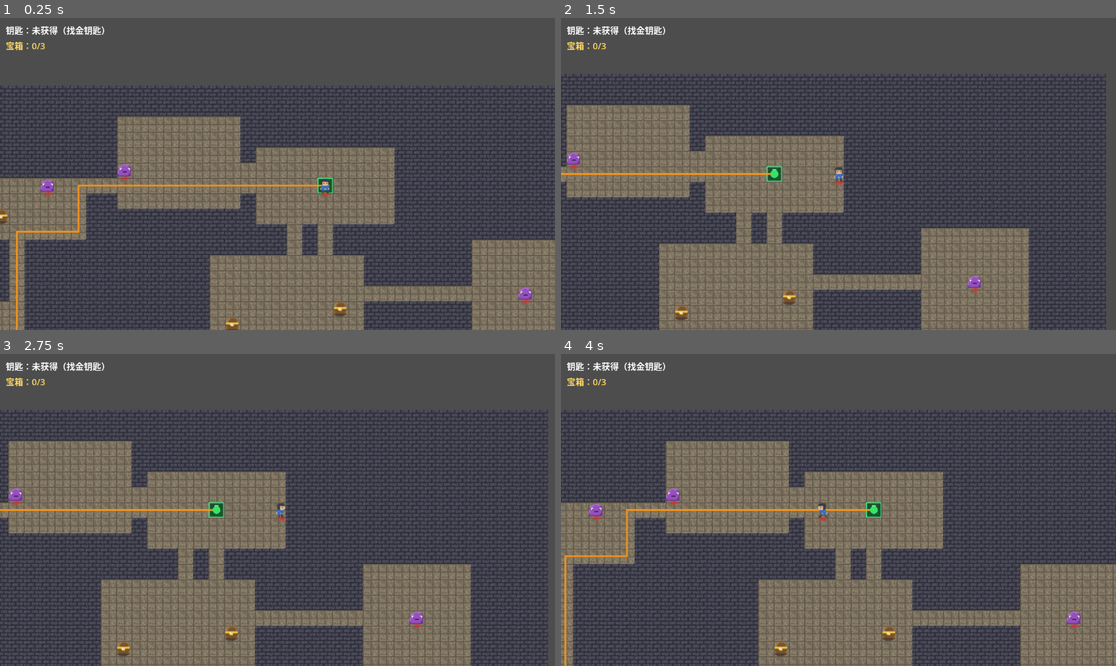
Above: before the commit, frames 1-4 (two rows, left to right).
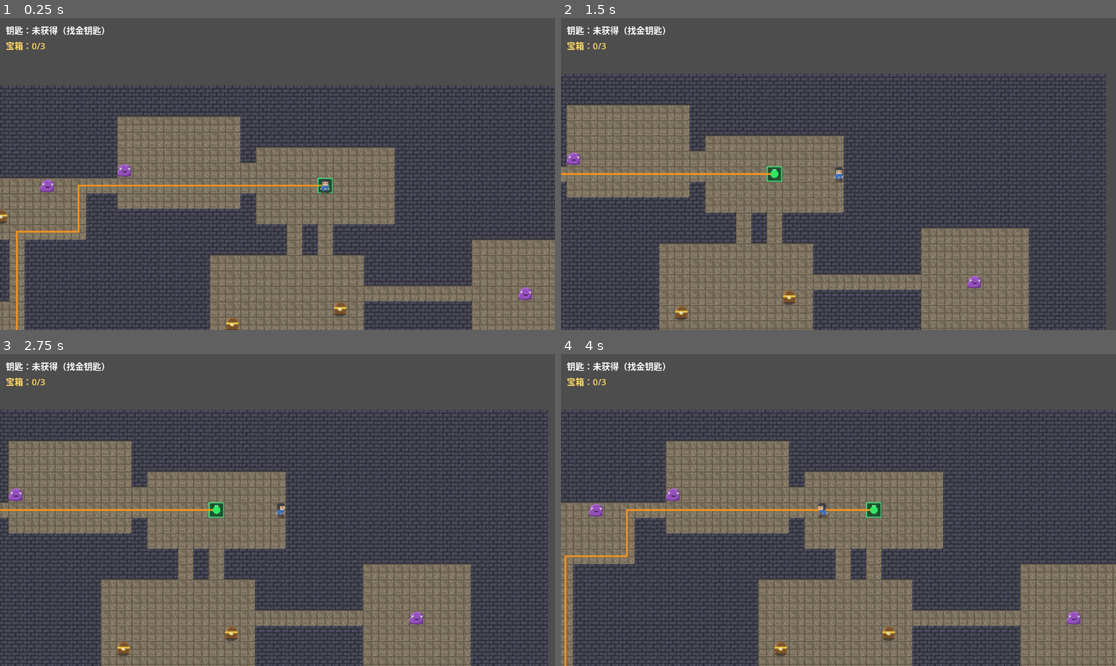
Above: after the commit, the same moments.

Repository: longray/godot_learn
Game: Godot game, scene res://lessons/lesson03_playable/lesson03.tscn
Two runs of this game, one before a commit and one after it. Both use one fixed random seed, a clock stepped at 60 frames per second and the inputs below.
Inputs (mouse positions are in pixels of both pictures, inside the frame that each line leads up to):
- Up to frame 1 (0.25 s): no input
- Up to frame 2 (1.5 s): tap Enter at 0.5 s; move the mouse to (960, 158) at 0.52 s; hold D (move_right) 0.53-1.25 s; tap R at 0.6 s; click (960, 158) at 0.67 s; drag from (727, 189) to (683, 311) at 1.27 s
- Up to frame 3 (2.75 s): tap Space at 2 s; move the mouse to (333, 441) at 2.02 s; hold D (move_right) from 2.03 s (still down); tap R at 2.1 s
- Up to frame 4 (4 s): release D (move_right) at 2.75 s; drag from (810, 572) to (577, 494) at 2.77 s; tap Enter at 3.5 s; move the mouse to (1005, 556) at 3.52 s; hold A (move_left) from 3.53 s (still down); tap R at 3.6 s

The runs differ from the first frame. In frame 1, less than 0.1% of the frame differs, in the area x 7-96%, y 50-92%; in frame 2, less than 0.1%; in frame 3, less than 0.1%; in frame 4, less than 0.1%.

Commit message:
fix: 影子上移贴脚（消除漂浮感）+ 调回深色半透明
- Shadow 位置 y：玩家 5→2、敌人 4→1（椭圆中心对齐脚底线，
  视觉上"踩在影上"而非"漂在影上"）
- shadow.png 从验证红改回深蓝黑（中心 alpha 120 渐变）

Diff:
--- a/2d_rpg_dungeon/lessons/lesson03_playable/enemy.tscn
+++ b/2d_rpg_dungeon/lessons/lesson03_playable/enemy.tscn
@@ -14,7 +14,7 @@
 script = ExtResource("1_enemy")
 
 [node name="Shadow" type="Sprite2D" parent="."]
-position = Vector2(0, 4)
+position = Vector2(0, 1)
 texture = ExtResource("3_shadow")
 
 [node name="CollisionShape2D" type="CollisionShape2D" parent="."]
--- a/2d_rpg_dungeon/lessons/lesson03_playable/player.tscn
+++ b/2d_rpg_dungeon/lessons/lesson03_playable/player.tscn
@@ -11,7 +11,7 @@
 script = ExtResource("1_player")
 
 [node name="Shadow" type="Sprite2D" parent="."]
-position = Vector2(0, 5)
+position = Vector2(0, 2)
 texture = ExtResource("3_shadow")
 
 [node name="CollisionShape2D" type="CollisionShape2D" parent="."]
Binary file changed: 2d_rpg_dungeon/assets/sprites/shadow.png
Not shown, changed: 2d_rpg_dungeon/assets/sprites/generate_sprites.ps1
